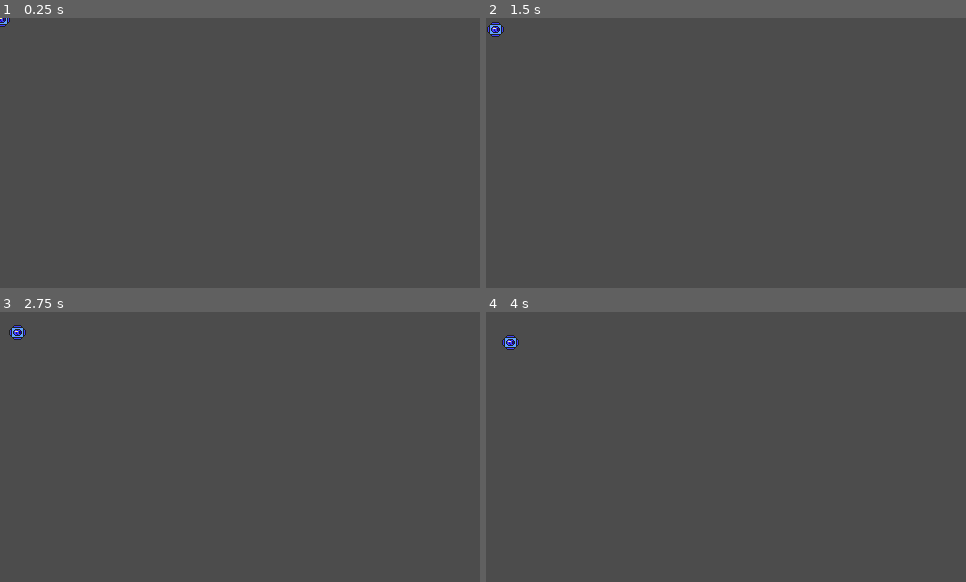
Above: before the commit, frames 1-4 (two rows, left to right).
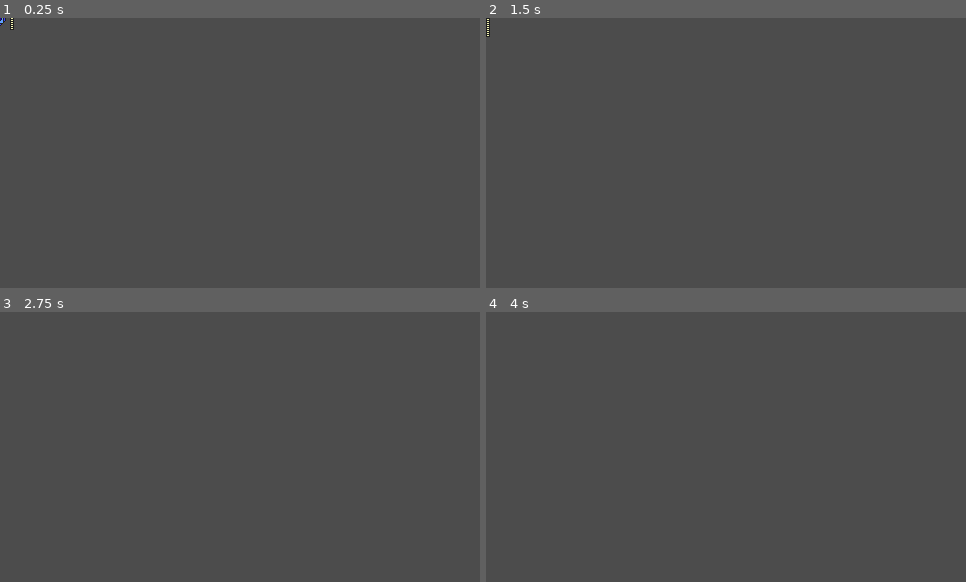
Above: after the commit, the same moments.

Repository: PKGaspi/Mega-Man-Space-2
Game: Godot game, scene res://scenes/characters/upgrade.tscn
The game is run twice, just before and just after one commit, with the same random seed, the same clock (stepped at 60 frames per second) and the same inputs. This scene is started directly instead of the project's main scene.
Inputs (mouse positions are in pixels of both pictures, inside the frame that each line leads up to):
- Up to frame 1 (0.25 s): no input
- Up to frame 2 (1.5 s): tap Enter at 0.5 s; move the mouse to (831, 139) at 0.52 s; press the mouse at (831, 139) at 0.53 s; hold D (keyboard_move_right) 0.53-1.28 s; move the mouse to (630, 166) at 1.27 s; release the mouse at (630, 166) at 1.28 s; hold S (keyboard_move_down) from 1.28 s (still down); click (630, 166) at 1.35 s
- Up to frame 3 (2.75 s): move the mouse to (288, 387) at 2.02 s; release S (keyboard_move_down) at 2.03 s; press the mouse at (288, 387) at 2.03 s; hold D (keyboard_move_right) from 2.03 s (still down)
- Up to frame 4 (4 s): tap Space at 2.75 s; move the mouse to (702, 501) at 2.77 s; release D (keyboard_move_right) at 2.78 s; release the mouse at (702, 501) at 2.78 s; hold W (keyboard_move_up) 2.78-3.53 s; click (702, 501) at 2.85 s; move the mouse to (870, 487) at 3.52 s; press the mouse at (870, 487) at 3.53 s; hold A (keyboard_move_left) from 3.53 s (still down)

The runs differ from the first frame. In frame 1, less than 0.1% of the frame differs, in the area x 0-3%, y 0-5%; in frame 2, 0.2%, in the area x 0-4%, y 0-8%; in frame 3, 0.2%; in frame 4, 0.2%.
Error after the commit: Invalid call. Nonexistent function 'connect' in base 'Nil'. (res://scripts/characters/upgrade.gd:90)

Commit message:
Minor changes and fixes.

Diff:
--- a/godot_proyect/scenes/characters/enemies/enemy.tscn
+++ b/godot_proyect/scenes/characters/enemies/enemy.tscn
@@ -6,7 +6,6 @@
 
 [node name="Enemy" instance=ExtResource( 1 )]
 collision_layer = 4
-collision_mask = 7
 script = ExtResource( 2 )
 
 [node name="SndHit" type="AudioStreamPlayer2D" parent="." index="4"]
--- a/godot_proyect/scenes/characters/megaship/lemon.tscn
+++ b/godot_proyect/scenes/characters/megaship/lemon.tscn
@@ -2,7 +2,6 @@
 
 [ext_resource path="res://scripts/characters/megaship/lemon.gd" type="Script" id=1]
 [ext_resource path="res://assets/sprites/megaship/lemon.png" type="Texture" id=2]
-
 
 [sub_resource type="CapsuleShape2D" id=1]
 radius = 7.54087
--- a/godot_proyect/scenes/characters/megaship/megaship.tscn
+++ b/godot_proyect/scenes/characters/megaship/megaship.tscn
@@ -107,12 +107,12 @@
 linear_accel = -5.0
 color = Color( 0.380392, 0.635294, 1, 1 )
 
-[sub_resource type="AudioStreamSample" id=8]
+[sub_resource type="AudioStreamSample" id=9]
 data = PoolByteArray( 154, 249, 151, 249, 186, 37, 189, 37, 15, 105, 15, 105, 113, 108, 110, 108, 200, 101, 200, 101, 1 …(110406 unchanged characters)…
 format = 1
 stereo = true
 
-[node name="Megaship" index="0" instance=ExtResource( 1 )]
+[node name="Megaship" instance=ExtResource( 1 )]
 rotation = -1.5708
 collision_layer = 1
 collision_mask = 28
--- a/godot_proyect/scenes/characters/upgrade.tscn
+++ b/godot_proyect/scenes/characters/upgrade.tscn
@@ -24,7 +24,7 @@
 "speed": 15.0
 } ]
 
-[node name="Upgrade" instance=ExtResource( 1 )]
+[node name="Upgrade" index="0" instance=ExtResource( 1 )]
 script = ExtResource( 2 )
 flicker_before_timeout = true
 dissapear_on_timeout = true
--- a/godot_proyect/scripts/autoload/global.gd
+++ b/godot_proyect/scripts/autoload/global.gd
@@ -85,6 +85,6 @@
 	return screen.has_point(pos)
 
 func play_audio_random_pitch(snd, interval):
-	if snd.has_method("play"):
+	if snd != null and snd.has_method("play"):
 		snd.play(0)
 		snd.pitch_scale = random.randf_range(interval.x, interval.y)
--- a/godot_proyect/scripts/characters/character.gd
+++ b/godot_proyect/scripts/characters/character.gd
@@ -79,6 +79,7 @@
 func hit(bullet):
 	if !invencible:
 		# TODO: Calculate damage with enemy weakness and bullet weapon type.
+		print("wow")
 		var damage = bullet.damage
 		take_damage(damage)
 
--- a/godot_proyect/scripts/characters/enemy.gd
+++ b/godot_proyect/scripts/characters/enemy.gd
@@ -24,7 +24,10 @@
 	hp_bar_offset = Vector2(sprite_size.x / 2 + BAR_CELL_SIZE.x, - sprite_size.y / 2)
 	hp_bar.init(BAR_CELL_SIZE, hp_bar_offset, hp_max)
 	add_child(hp_bar)
-	pass
+
+	# Connect to_follow exit_tree signal
+	if to_follow != null:
+		to_follow.connect("tree_exiting", self, "_on_to_follow_tree_exiting")
 
 func _physics_process(delta: float) -> void:
 	if to_follow != null:
@@ -34,6 +37,9 @@
 
 func init(pos):
 	global_position = pos
+
+func _on_to_follow_tree_exiting():
+	to_follow = null
 
 #########################
 ## Auxiliar functions. ##
--- a/godot_proyect/scripts/characters/megaship/megaship.gd
+++ b/godot_proyect/scripts/characters/megaship/megaship.gd
@@ -139,9 +139,7 @@
 		var collider = get_slide_collision(i).collider
 		if collider is CHARACTER:
 			collider.collide(self)
-			break
-
-	# TODO: Move pickup collision detection to here.
+
 
 func _process(delta):
 	# Get new values of this frame.
@@ -320,10 +318,7 @@
 		pass
 	else:
 		if ammount > 0:
-			# TODO: Play upgrade sound.
 			$SndUpgrade.play()
-		if ammount < 0:
-			take_damage(3)
 		set(type, min(value_max, max(value + ammount, value_min)))
 		if type == "hp_max":
 			set_hp_relative(ammount)
--- a/godot_proyect/scripts/characters/pickable.gd
+++ b/godot_proyect/scripts/characters/pickable.gd
@@ -4,4 +4,4 @@
 
 func _ready() -> void:
 	random = global.init_random()
-	dir = Vector2(random.randf(), random.randf()).normalized()
+	dir = Vector2(random.randf_range(-1, 1), random.randf_range(-1, 1)).normalized()
--- a/godot_proyect/scripts/characters/upgrade.gd
+++ b/godot_proyect/scripts/characters/upgrade.gd
@@ -47,7 +47,6 @@
 var sprite = preload("res://assets/sprites/megaship/lemon.png")
 
 func _ready():
-	dir = Vector2(random.randf(), random.randf()).normalized()
 
 	# Set upgrade type.
 	var index = random.randi_range(0, ENUM_LENGTH - 1)
@@ -82,13 +81,13 @@
 	ammount = -ammount
 	bad = !bad
 	set_collision_layer_bit(2, bad)
-	set_collision_mask_bit(1, bad)
 	$LifeTimer.start(life_time)
 	$LifeFlickeringTimer.start(life_flicker_time)
 	hp_bar.visible = bad # Hide hp bar if good.
 	flickering = false
 	if bad:
 		to_follow = global.MEGASHIP
+		to_follow.connect("tree_exiting", self, "_on_to_follow_tree_exiting")
 		$SprShine.stop()
 		$Sprite.texture = SPR_SHELL_NEG
 		move_speed = MOVE_SPEED_NEG
Not shown: 5 places in godot_proyect/scenes/characters/megaship/megaship.tscn that only renumber resources
